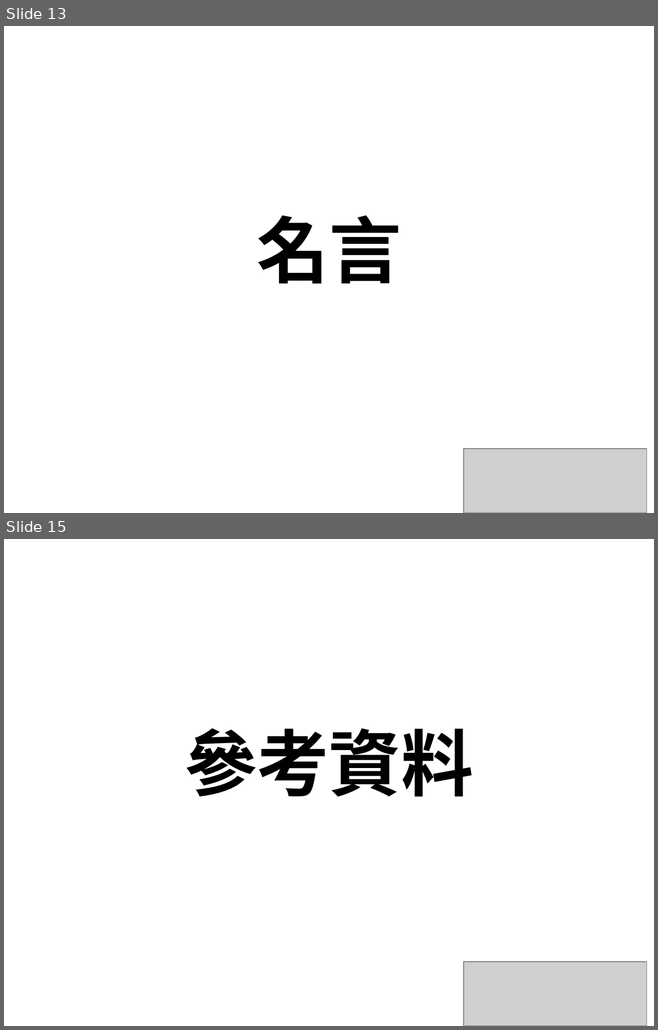
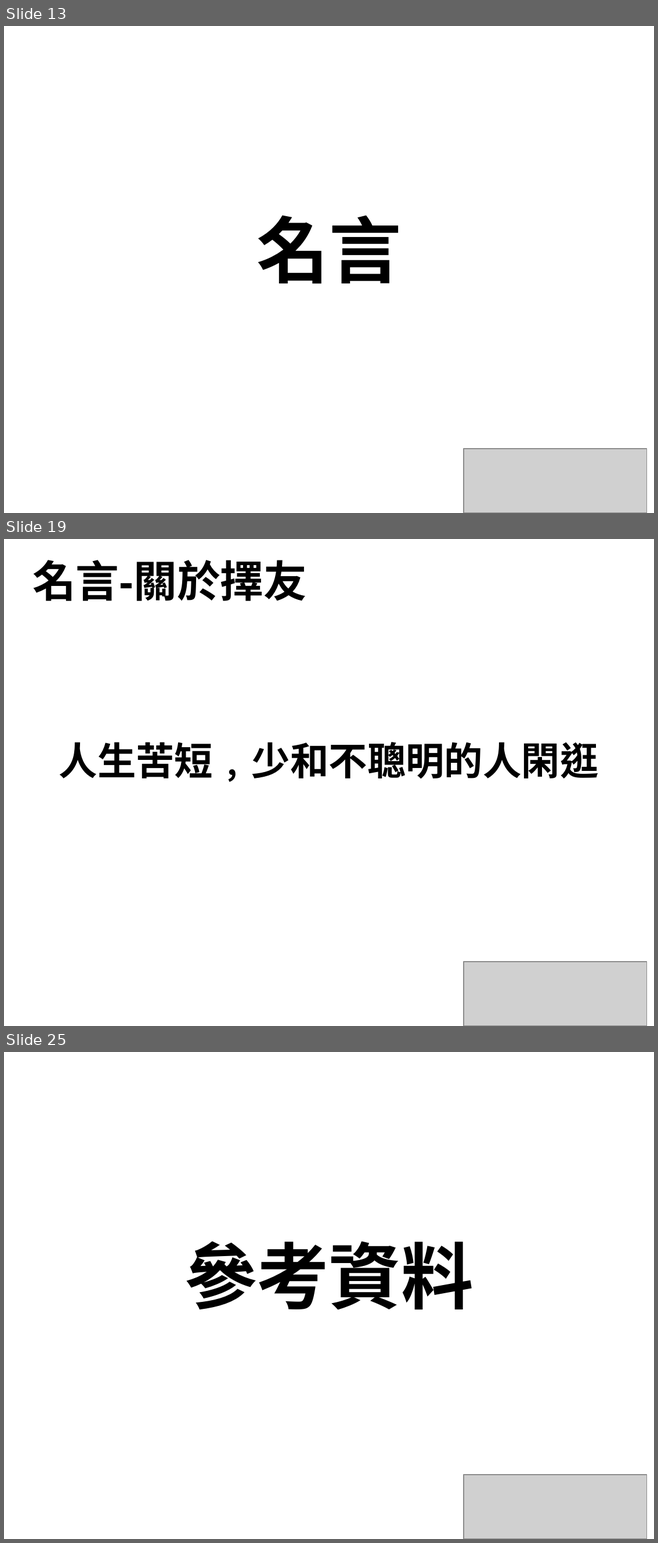
Before and after one commit to alex19891118/NTUB105, a slide deck: Amazon/Jeff Bezos .pptx. Shown one above the other, each under a label of ours: slides 13 and 15 before the commit, slides 13, 19 and 25 after it; the slides between them are not shown. The pictures are 658x1030 and 658x1543 pixels, drawn with LibreOffice and Linux fonts; fonts in the diff are those of the drawing; grey boxes stand for pictures. Boxes give left, top, right and bottom in pixels: in the first picture for what was removed or moved away, otherwise in the second. Text is boxed around its words. In the diff, an @@ line names an element or a change of style, - is before the commit and + after.

```diff
--- a/Amazon/Jeff Bezos .pptx
+++ b/Amazon/Jeff Bezos .pptx
@@ slide 19 added at (x1=4, y1=539, x2=654, y2=1026), background #FFFFFF @@
@@ title added at (x1=32, y1=560, x2=307, y2=601), 36 pt, text #000000, bold @@
+名言-關於擇友
@@ text added at (x1=59, y1=742, x2=598, y2=782), 32 pt, text #000000, bold @@
+人生苦短﹐少和不聰明的人閑逛
@@ picture added at (x1=463, y1=962, x2=646, y2=1026) @@
@@ what was slide 15 is now slide 25 @@
```
Also in this commit, not shown: 10 other slides added, 1 slide removed.
